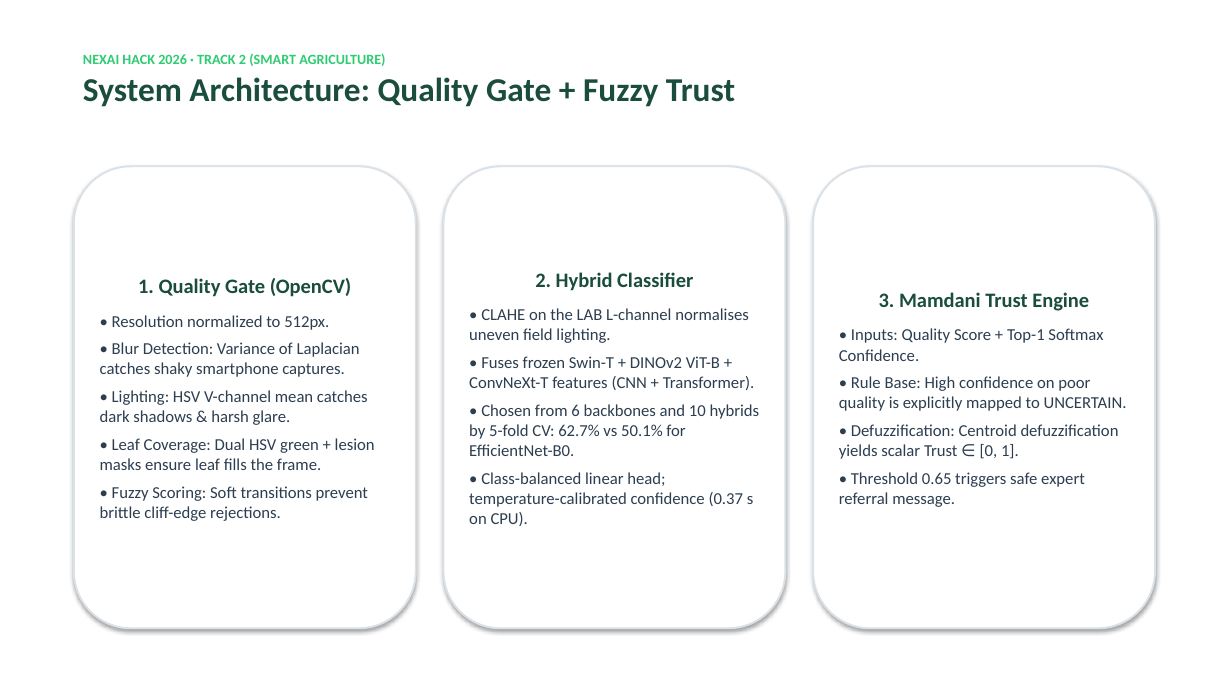
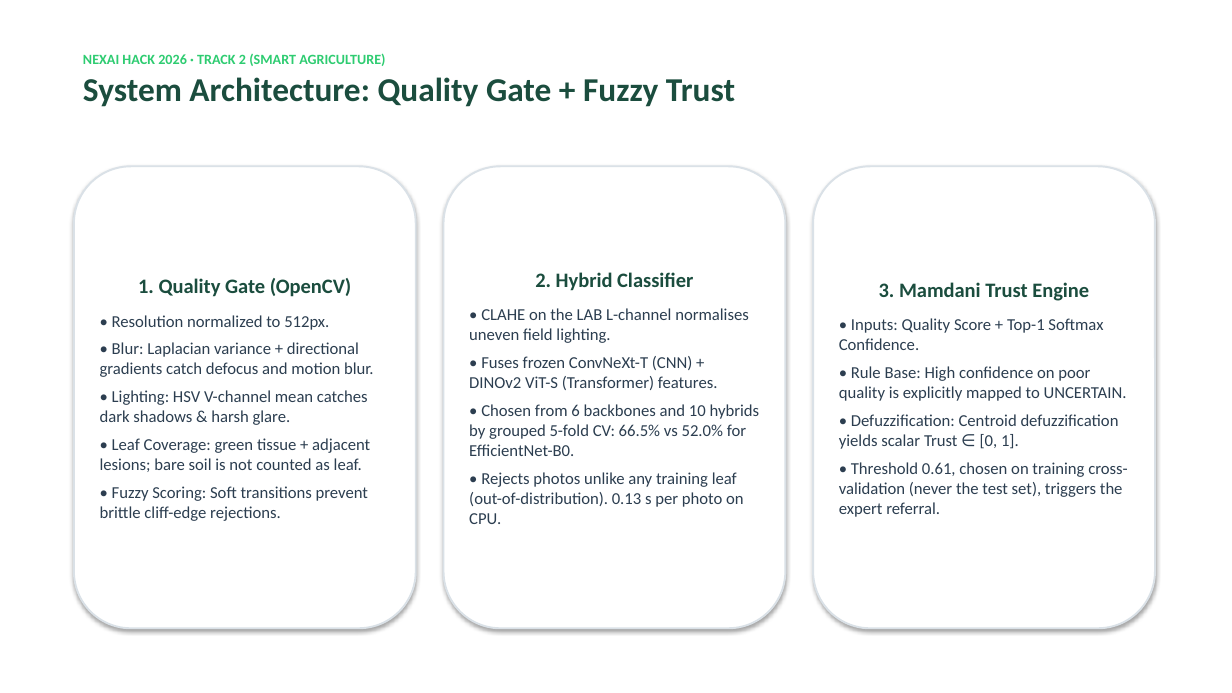
Before and after one commit to rohithkrishnaak/PlantDoc, a slide deck: slide 3 of PlantDoc_Pitch_Deck.pptx. Drawn at 1232x693 pixels with LibreOffice and Linux fonts; fonts in the diff are those of the drawing. Boxes give left, top, right and bottom in pixels: in the first picture for what was removed or moved away, otherwise in the second. Text is boxed around its words. In the diff, an @@ line names an element or a change of style, - is before the commit and + after.

```diff
--- a/PlantDoc_Pitch_Deck.pptx
+++ b/PlantDoc_Pitch_Deck.pptx
@@ text in rounded rectangle at <box>100,342,374,377</box>: text changed @@
-• Blur Detection: Variance of Laplacian catches shaky smartphone captures.
+• Blur: Laplacian variance + directional gradients catch defocus and motion blur.
@@ text in rounded rectangle at <box>469,356,760,524</box>: text changed @@
-• Fuses frozen Swin-T + DINOv2 ViT-B + ConvNeXt-T features (CNN + Transformer).
-• Chosen from 6 backbones and 10 hybrids by 5-fold CV: 62.7% vs 50.1% for EfficientNet-B0.
-• Class-balanced linear head; temperature-calibrated confidence (0.37 s on CPU).
+• Fuses frozen ConvNeXt-T (CNN) + DINOv2 ViT-S (Transformer) features.
+• Chosen from 6 backbones and 10 hybrids by grouped 5-fold CV: 66.5% vs 52.0% for EfficientNet-B0.
+• Rejects photos unlike any training leaf (out-of-distribution). 0.13 s per photo on CPU.
@@ text in rounded rectangle at <box>100,438,370,472</box>: text changed @@
-• Leaf Coverage: Dual HSV green + lesion masks ensure leaf fills the frame.
+• Leaf Coverage: green tissue + adjacent lesions; bare soil is not counted as leaf.
@@ text in rounded rectangle at <box>839,462,1127,517</box>: text changed @@
-• Threshold 0.65 triggers safe expert referral message.
+• Threshold 0.61, chosen on training cross-validation (never the test set), triggers the expert referral.
```
Also in this commit, not shown: 2 other slides changed, 1 slide added, 6 other files.
